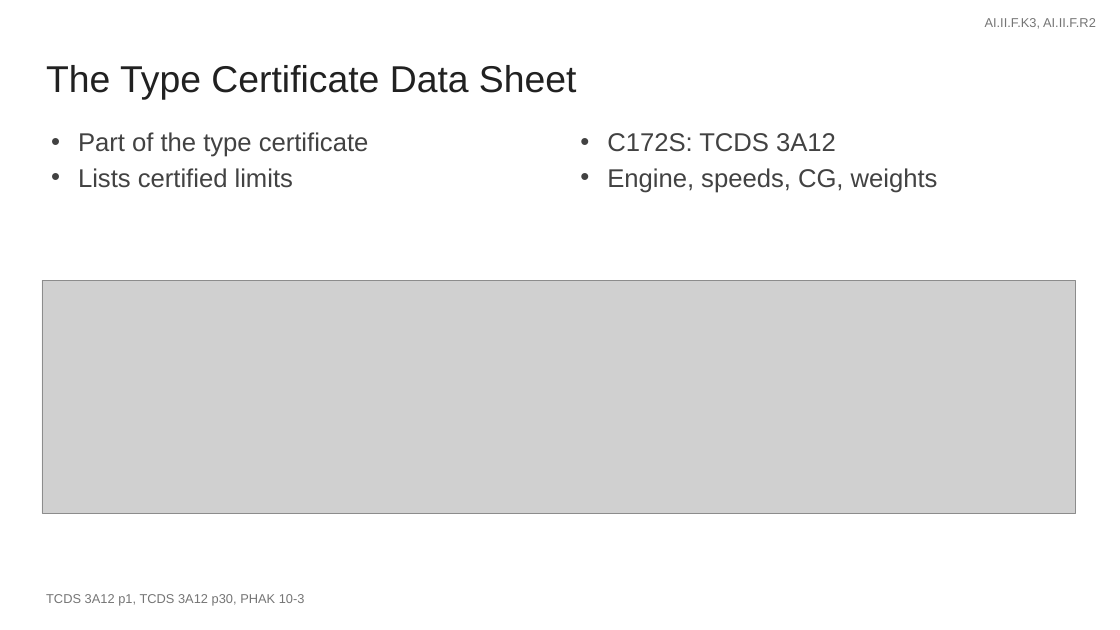
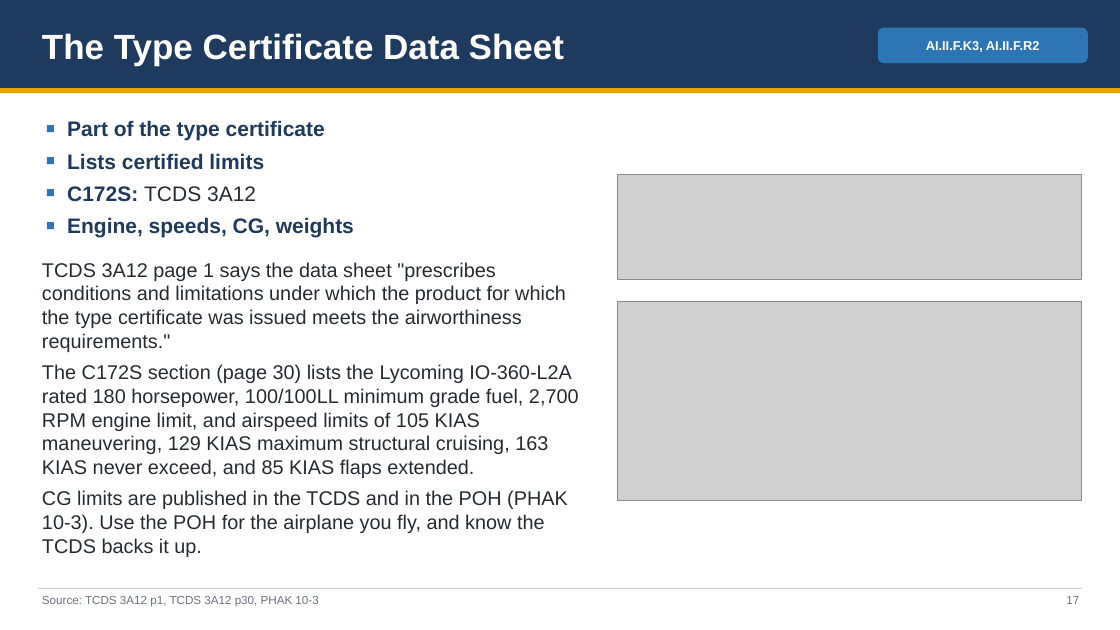
Before and after one commit to greenleeezekial1-glitch/Claude, a slide deck: slide 17 of Area II - Technical Subject Areas/II.F Performance and Limitations - Slides.pptx (slide 14 before the commit). Drawn at 1120x630 pixels with LibreOffice and Linux fonts; fonts in the diff are those of the drawing; grey boxes stand for pictures. Boxes give left, top, right and bottom in pixels: in the first picture for what was removed or moved away, otherwise in the second. Text is boxed around its words. In the diff, an @@ line names an element or a change of style, - is before the commit and + after.

```diff
--- a/Area II - Technical Subject Areas/II.F Performance and Limitations - Slides.pptx
+++ b/Area II - Technical Subject Areas/II.F Performance and Limitations - Slides.pptx
@@ rectangle added at [0, 0, 1120, 88], fill #1F3A5F @@
@@ text "The Type Certificate Data Sheet": place and size @@
-text "The Type Certificate Data Sheet" at [46, 65, 577, 100]
+text "The Type Certificate Data Sheet" at [42, 33, 564, 66]
@@ text "The Type Certificate Data Sheet" at [42, 33, 564, 66]: size 32 to 30 pt, text colour #212121 to #FFFFFF, bold on; less space between paragraphs @@
@@ rounded rectangle "AI.II.F.K3, AI.II.F.R2": place and size @@
-rounded rectangle "AI.II.F.K3, AI.II.F.R2" at [985, 18, 1096, 29]
+rounded rectangle "AI.II.F.K3, AI.II.F.R2" at [878, 28, 1088, 63]
@@ rounded rectangle "AI.II.F.K3, AI.II.F.R2" at [878, 28, 1088, 63]: text colour #757575 to #FFFFFF, bold on; alignment right to centre; less space between paragraphs; vertical alignment top to middle; fill none to #2E75B6 @@
@@ rectangle added at [0, 88, 1120, 93], fill #E8A200 @@
@@ text added at [42, 120, 579, 557], 17 pt, text #262B33 @@
+■ Part of the type certificate
+■ Lists certified limits
+■ C172S: TCDS 3A12
+■ Engine, speeds, CG, weights
+TCDS 3A12 page 1 says the data sheet "prescribes conditions and limitations under which the product for which the type certificate was issued meets the airworthiness requirements."
+The C172S section (page 30) lists the Lycoming IO-360-L2A rated 180 horsepower, 100/100LL minimum grade fuel, 2,700 RPM engine limit, and airspeed limits of 105 KIAS maneuvering, 129 KIAS maximum structural cruising, 163 KIAS never exceed, and 85 KIAS flaps extended.
+CG limits are published in the TCDS and in the POH (PHAK 10-3). Use the POH for the airplane you fly, and know the TCDS backs it up.
@@ text removed at [78, 132, 369, 188] @@
-• Part of the type certificate
-• Lists certified limits
@@ text removed at [607, 133, 938, 193] @@
-• C172S: TCDS 3A12
-• Engine, speeds, CG, weights
@@ picture: place and size @@
-picture at [42, 281, 1075, 514]
+picture at [618, 175, 1082, 280]
@@ picture added at [618, 302, 1082, 500] @@
@@ rectangle added at [38, 588, 1082, 589], fill #D0D5DD @@
@@ text at [42, 596, 318, 607]: text changed; size 11 to 10 pt; text colour #757575 to #6B7280 @@
-TCDS 3A12 p1, TCDS 3A12 p30, PHAK 10-3
+Source: TCDS 3A12 p1, TCDS 3A12 p30, PHAK 10-3
@@ text added at [1066, 596, 1079, 604], 10 pt, text #6B7280 @@
+17
```
Also in this commit, not shown: 41 other slides changed, 8 slides added, 12 other files.
